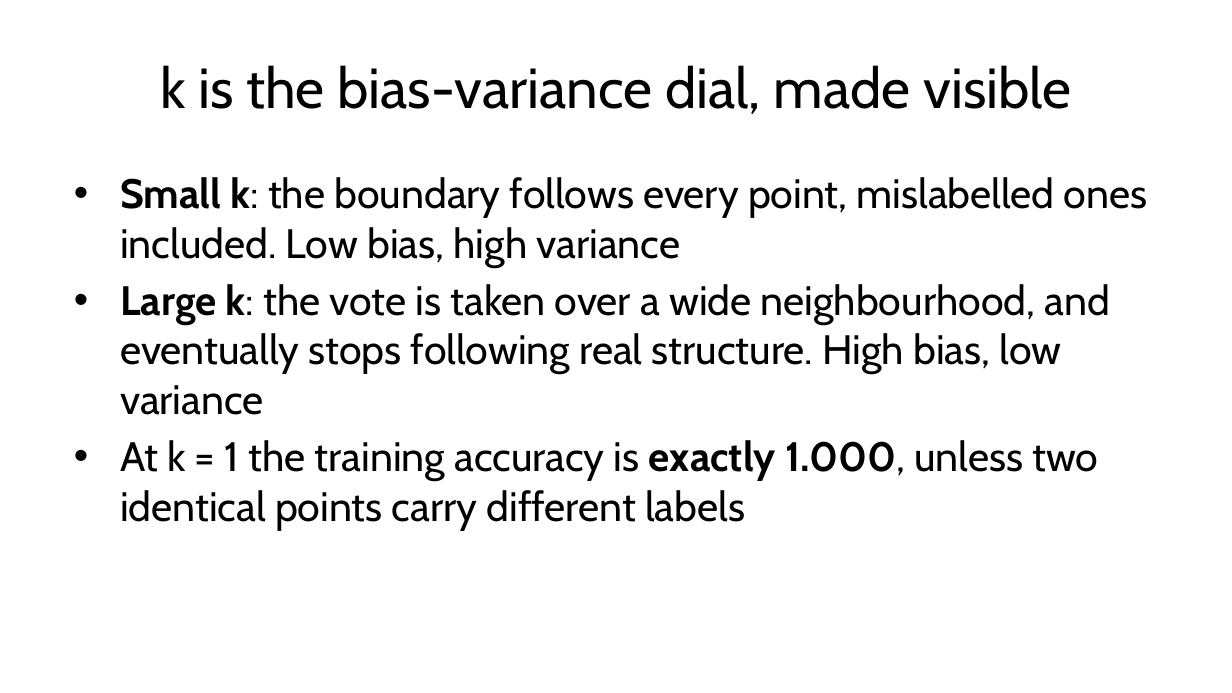
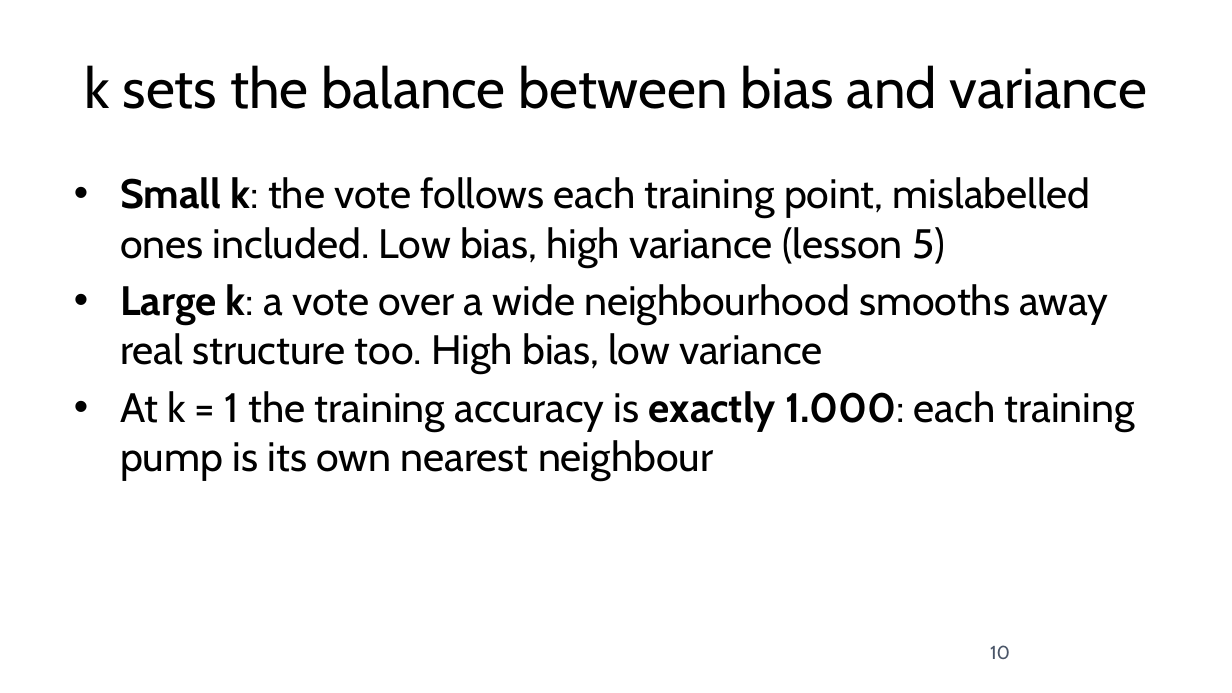
Before and after one commit to fabioantonini/technologies-for-artificial-intelligence, a slide deck: slide 10 of Lessons/06_knn_naive_bayes_svm/Slides/knn_naive_bayes_svm_slides.pptx. Drawn at 1232x693 pixels with LibreOffice and Linux fonts; fonts in the diff are those of the drawing; background and template pictures are left out. Boxes give left, top, right and bottom in pixels: in the first picture for what was removed or moved away, otherwise in the second. Text is boxed around its words. In the diff, an @@ line names an element or a change of style, - is before the commit and + after.

```diff
--- a/Lessons/06_knn_naive_bayes_svm/Slides/knn_naive_bayes_svm_slides.pptx
+++ b/Lessons/06_knn_naive_bayes_svm/Slides/knn_naive_bayes_svm_slides.pptx
@@ title at (85, 65, 1147, 109): text changed @@
-k is the bias-variance dial, made visible
+k sets the balance between bias and variance
@@ text at (120, 177, 1135, 481): text changed @@
-• Small k: the boundary follows every point, mislabelled ones included. Low bias, high variance
-• Large k: the vote is taken over a wide neighbourhood, and eventually stops following real structure. High bias, low variance
-• At k = 1 the training accuracy is exactly 1.000, unless two identical points carry different labels
+• Small k: the vote follows each training point, mislabelled ones included. Low bias, high variance (lesson 5)
+• Large k: a vote over a wide neighbourhood smooths away real structure too. High bias, low variance
+• At k = 1 the training accuracy is exactly 1.000: each training pump is its own nearest neighbour
@@ page number added at (990, 645, 1010, 659), 11 pt, text #4A5568 @@
+10
```
Also in this commit, not shown: 61 other slides changed, 6 slides added, 6 slides removed, 14 other files.
